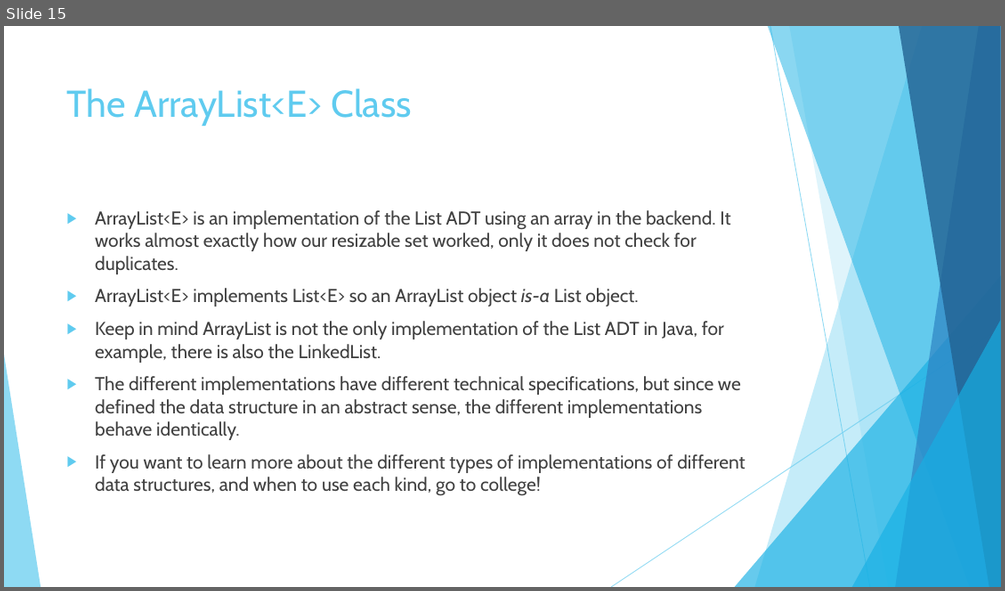
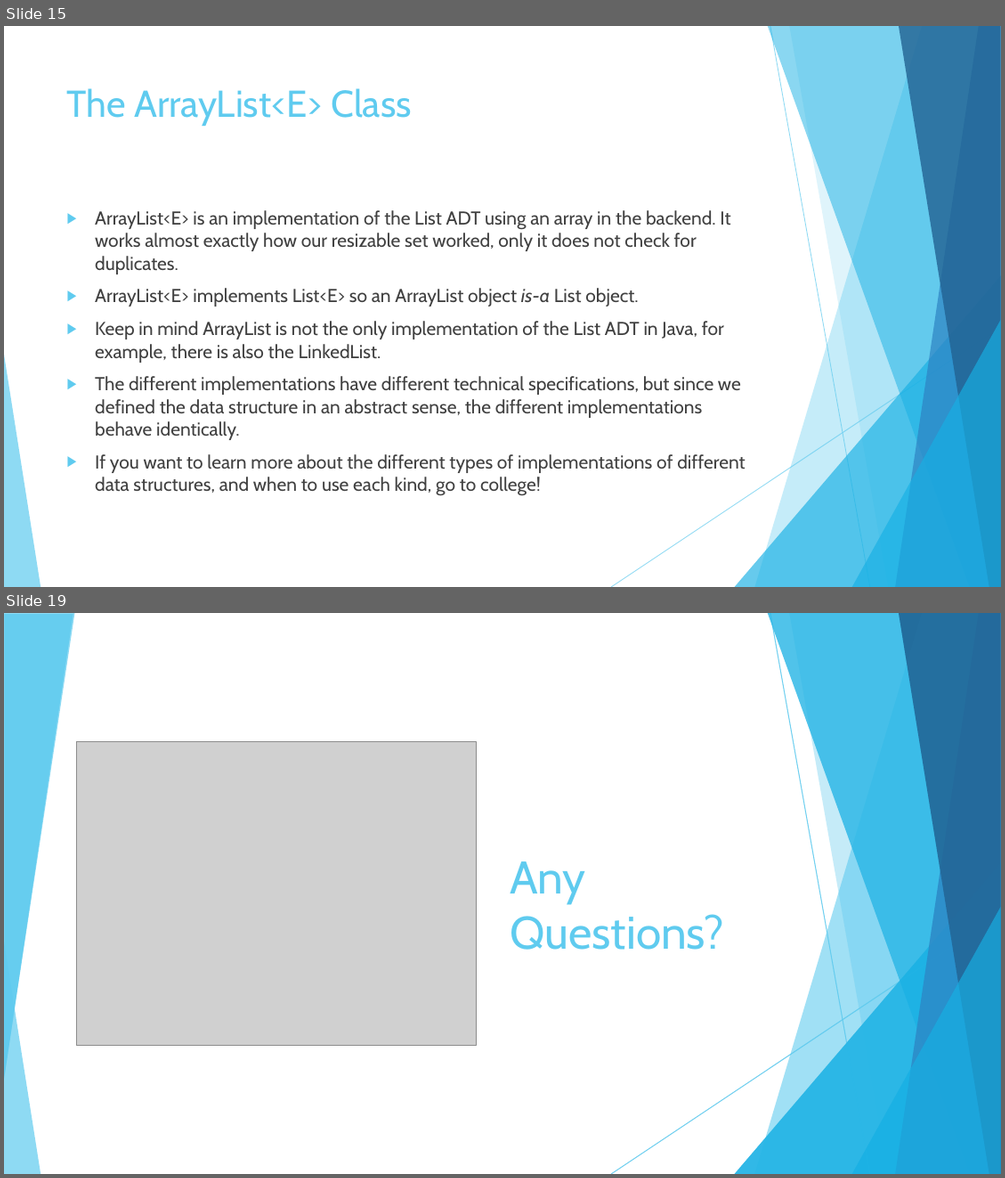
Before and after one commit to JoseRivas1998/Java-Game-Development-For-Absolute-Beginners, a slide deck: Slides/Lesson1.5.pptx. Shown one above the other, each under a label of ours: slide 15 before the commit, slides 15 and 19 after it; the slides between them are not shown. The pictures are 1005x591 and 1005x1178 pixels, drawn with LibreOffice and Linux fonts; fonts in the diff are those of the drawing; grey boxes stand for pictures. Boxes give left, top, right and bottom in pixels: in the first picture for what was removed or moved away, otherwise in the second. Text is boxed around its words. In the diff, an @@ line names an element or a change of style, - is before the commit and + after.

```diff
--- a/Slides/Lesson1.5.pptx
+++ b/Slides/Lesson1.5.pptx
@@ slide 19 added at [4,613,1001,1174], background #FFFFFF; not listed: 10 template elements that a slide beside it also shows @@
@@ triangle added at [4,614,73,1078], fill #5FCBEF at 85% opacity @@
@@ picture added at [77,742,476,1046] @@
@@ title added at [510,861,724,949], 44 pt, text #5FCBEF @@
+Any Questions?
@@ group added at [4,613,1001,1174]: 6 freeform shapes, 2 lines, 2 triangles @@
```
Also in this commit, not shown: 3 other slides added, 3 other files.
